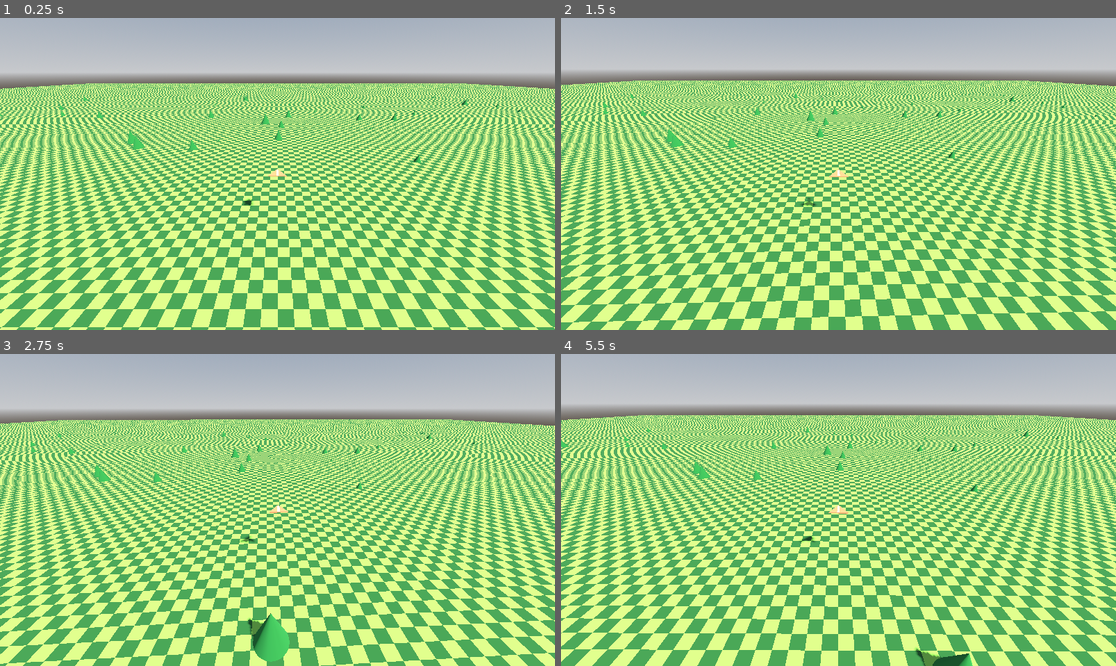
Above: before the commit, frames 1-4 (two rows, left to right).
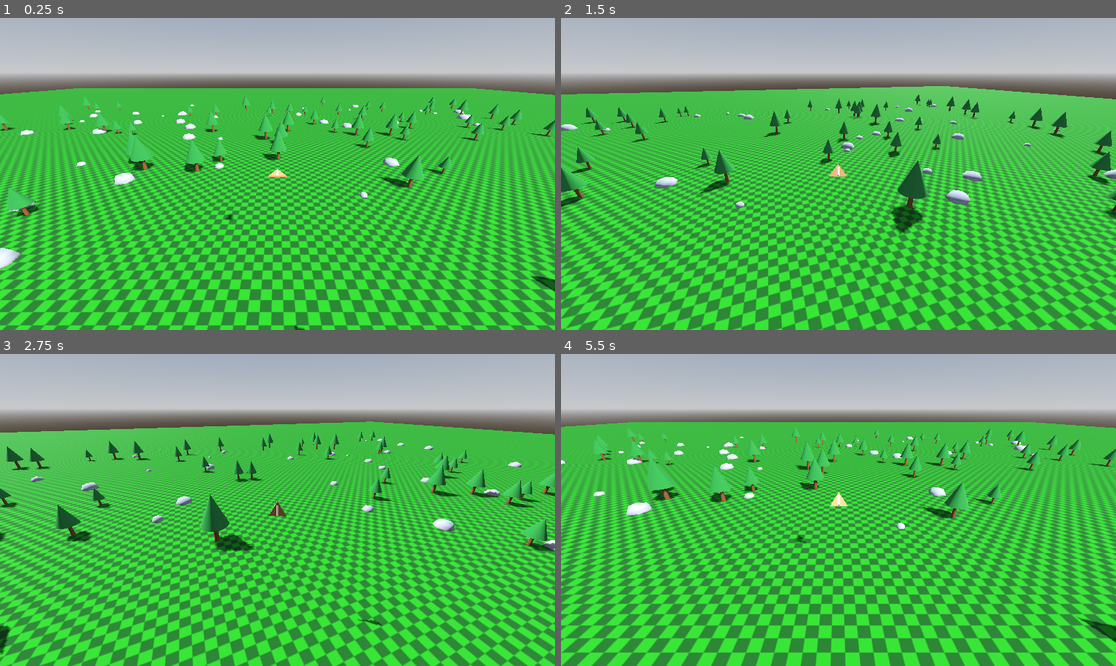
Above: after the commit, the same moments.

Repository: westonkelliher/glider
Game: Godot game, scene res://scenes/main.tscn
The game is run twice, just before and just after one commit, with the same random seed, the same clock (stepped at 60 frames per second) and the same inputs.
Inputs:
- Up to frame 1 (0.25 s): no input
- Up to frame 2 (1.5 s): tap Enter (ui_accept) at 0.5, 0.6, 0.77, 1.07, 1.35 s; hold D (move_right) 0.53-1.28 s; hold S (move_back) from 1.28 s (still down)
- Up to frame 3 (2.75 s): tap Enter (ui_accept) at 1.52, 1.82, 2.1 s; release S (move_back) at 2.03 s; hold D (move_right) from 2.03 s (still down)
- Up to frame 4 (5.5 s): release D (move_right) at 2.78 s; hold W (move_forward) 2.78-3.53 s; tap Enter (ui_accept) at 2.85, 3.02, 3.32, 3.6, 3.77, 4.07, 4.35, 4.52, 4.82, 5.1 s; hold A (move_left) 3.53-5.03 s; hold S (move_back) from 5.03 s (still down)

The runs differ from the first frame. In frame 1, 78% of the frame differs, in the area x 0-100%, y 20-100%; in frame 2, 77%; in frame 3, 75%; in frame 4, 83%, in the area x 0-100%, y 16-100%.

Commit message:
Glider PE-based movement, camera rig, shader tweaks
Co-Authored-By: Claude Opus 4.8 <noreply@anthropic.com>

Diff:
--- a/environment/floor.tscn
+++ b/environment/floor.tscn
@@ -1,37 +1,12 @@
 [gd_scene format=3 uid="uid://cjvqn1xv182j4"]
+
+[ext_resource type="Shader" uid="uid://cj02uig273y8f" path="res://environment/new_shader.gdshader" id="1_hwfou"]
 
 [sub_resource type="WorldBoundaryShape3D" id="WorldBoundaryShape3D_ryoud"]
 
-[sub_resource type="Shader" id="Shader_1eb4u"]
-code = "shader_type spatial;
-
-// World-space checkerboard on the X,Z plane. 1m x 1m squares.
-// Pattern is keyed to world coords (via MODEL_MATRIX), so it stays
-// aligned to the world grid regardless of mesh placement, and Y is
-// ignored -- terrain slopes stretch the squares in 3D.
-
-uniform vec3 light_green : source_color = vec3(1,1,1);
-uniform vec3 dark_green : source_color = vec3(0.15, 0.35, 0.15);
-uniform float square_size = 1.0;
-
-varying vec3 world_pos;
-
-void vertex() {
-	world_pos = (MODEL_MATRIX * vec4(VERTEX, 1.0)).xyz;
-}
-
-void fragment() {
-	vec2 cell = floor(world_pos.xz / square_size);
-	float checker = mod(cell.x + cell.y, 2.0);
-	ALBEDO = mix(dark_green, light_green, checker);
-}
-"
-
 [sub_resource type="ShaderMaterial" id="ShaderMaterial_cgngl"]
 render_priority = 0
-shader = SubResource("Shader_1eb4u")
-shader_parameter/light_green = Color(0.5, 0.7, 0.27, 1)
-shader_parameter/dark_green = Color(0.15, 0.35, 0.15, 1)
+shader = ExtResource("1_hwfou")
 shader_parameter/square_size = 1.0
 
 [sub_resource type="PlaneMesh" id="PlaneMesh_wd3ws"]
@@ -44,5 +19,4 @@
 shape = SubResource("WorldBoundaryShape3D_ryoud")
 
 [node name="Mesh" type="MeshInstance3D" parent="." unique_id=922797180]
-transform = Transform3D(1, 0, 0, 0, 1, 0, 0, 0, 1, 1.8520374, 4.76807, -14.119179)
 mesh = SubResource("PlaneMesh_wd3ws")
--- /dev/null
+++ b/environment/new_shader.gdshader
@@ -0,0 +1,38 @@
+shader_type spatial;
+
+// World-space checkerboard on the X,Z plane. 1m x 1m squares.
+// Pattern is keyed to world coords (via MODEL_MATRIX), so it stays
+// aligned to the world grid regardless of mesh placement, and Y is
+// ignored -- terrain slopes stretch the squares in 3D.
+
+uniform float square_size = 1.0;
+
+varying vec3 world_pos;
+
+void vertex() {
+	world_pos = (MODEL_MATRIX * vec4(VERTEX, 1.0)).xyz;
+}
+
+// Anti-aliased "is this an even cell?" stripe along one axis.
+// tri is a triangle wave (slope 1 in cell units): 1 at even cells,
+// 0 at odd cells. fw is that axis's pixel footprint (from fwidth), so
+// the smoothstep transition is exactly ~one pixel wide regardless of
+// distance/angle -- far-away cells fade to the average instead of aliasing.
+float aa_stripe(float u, float fw) {
+	float tri = abs(2.0 * fract(u * 0.5) - 1.0);
+	float aa = max(fw, 1e-5);
+	return smoothstep(0.5 - aa, 0.5 + aa, tri);
+}
+
+void fragment() {
+	vec2 uv = world_pos.xz / square_size;
+	vec2 fw = fwidth(uv); // screen-space derivative -> pixel size in cell units
+	float ax = aa_stripe(uv.x, fw.x);
+	float az = aa_stripe(uv.y, fw.y);
+	// XOR of the two axis parities = checkerboard, blended at edges.
+	float checker = ax + az - 2.0 * ax * az;
+	//
+	vec3 light_green = vec3(0.09, 0.48, 0.035);
+	vec3 dark_green = vec3(0.035, 0.28, 0.035);
+	ALBEDO = mix(dark_green, light_green, checker);
+}
--- /dev/null
+++ b/ground.tscn
@@ -0,0 +1,3 @@
+[gd_scene format=3 uid="uid://0vrela2hy6em"]
+
+[node name="Ground" type="StaticBody3D" unique_id=851902149]
--- a/scenes/main.tscn
+++ b/scenes/main.tscn
@@ -3,7 +3,8 @@
 [ext_resource type="Script" uid="uid://cnr0jq8ny1tis" path="res://environment/world.gd" id="1_world"]
 [ext_resource type="PackedScene" uid="uid://cjhkvk3egmt6j" path="res://scenes/glider_body.tscn" id="2_0wfyh"]
 [ext_resource type="PackedScene" uid="uid://cjvqn1xv182j4" path="res://environment/floor.tscn" id="3_sugp2"]
-[ext_resource type="Script" uid="uid://bq7m5mll05g3f" path="res://scripts/camera_follow.gd" id="4_camfollow"]
+[ext_resource type="Script" path="res://scripts/camera_rig.gd" id="4_camrig"]
+[ext_resource type="Script" path="res://scripts/camera_swivel.gd" id="5_camswivel"]
 
 [sub_resource type="ProceduralSkyMaterial" id="Sky_mat"]
 
@@ -26,11 +27,15 @@
 transform = Transform3D(0.7, -0.5, 0.5, 0, 0.7, 0.7, -0.7, -0.5, 0.5, 0, 80, 0)
 shadow_enabled = true
 
-[node name="Camera3D" type="Camera3D" parent="." unique_id=1134521825 node_paths=PackedStringArray("target")]
-transform = Transform3D(1, 0, 0, 0, 0.87, 0.5, 0, -0.5, 0.87, 0, 12, 22)
+[node name="CameraRig" type="Node3D" parent="." node_paths=PackedStringArray("target")]
+script = ExtResource("4_camrig")
+target = NodePath("../GliderBody")
+
+[node name="Camera3D" type="Camera3D" parent="CameraRig" node_paths=PackedStringArray("target")]
+transform = Transform3D(1, 0, 0, 0, 0.87, 0.5, 0, -0.5, 0.87, 0, 8, 16)
 current = true
-script = ExtResource("4_camfollow")
-target = NodePath("../GliderBody")
+script = ExtResource("5_camswivel")
+target = NodePath("../../GliderBody")
 
 [node name="World" type="Node3D" parent="." unique_id=375692207]
 script = ExtResource("1_world")
--- a/scripts/camera_follow.gd
+++ /dev/null
@@ -1,43 +0,0 @@
-extends Camera3D
-## Smooth follow camera.
-##
-## Anti-jitter strategy (see notes at bottom):
-##  - Project has Physics Interpolation enabled, so the engine interpolates
-##    every node's RENDERED transform between physics ticks. This kills the
-##    "render fps != physics fps" stepping that causes jitter.
-##  - Therefore ALL follow logic lives in _physics_process (never _process),
-##    so the camera and its target share the same snapshot timeline and the
-##    engine interpolates them in lockstep.
-##  - On spawn we position the camera, then reset_physics_interpolation() so
-##    it doesn't smear/streak from the origin on the first rendered frame.
-
-@export var target: Node3D
-## World-space offset from the target (behind +Z and above).
-@export var offset: Vector3 = Vector3(0.0, 8.0, 16.0)
-## Higher = snappier follow. Exponential, frame-rate independent.
-@export var follow_sharpness: float = 6.0
-
-func _ready() -> void:
-	if target == null:
-		return
-	global_position = target.global_position + offset
-	look_at(target.global_position, Vector3.UP)
-	# Avoid a one-frame smear from the camera's initial/origin transform.
-	reset_physics_interpolation()
-
-func _physics_process(delta: float) -> void:
-	if target == null:
-		return
-	var desired: Vector3 = target.global_position + offset
-	var t: float = 1.0 - exp(-follow_sharpness * delta)
-	global_position = global_position.lerp(desired, t)
-	look_at(target.global_position, Vector3.UP)
-
-# --- Why this avoids jitter ---
-# Naive follow reads target.global_position in _process() (render rate, e.g.
-# 144 Hz) while the body only moves in _physics_process() (60 Hz). The target
-# is stale for several render frames then jumps a tick's worth -> visible
-# jitter, made worse because the target mesh itself only updates at 60 Hz.
-# Fix: enable Physics Interpolation (engine smooths rendered transforms
-# between ticks) AND drive the camera in _physics_process so it lives on the
-# same tick timeline. reset_physics_interpolation() prevents the startup smear.
--- /dev/null
+++ b/scripts/camera_rig.gd
@@ -0,0 +1,21 @@
+extends Node3D
+## Camera rig PARENT (the "empty" pivot).
+## Smoothly follows the target's POSITION only. Rotation is handled by the
+## Camera3D child (camera_swivel.gd) so position lags but rotation stays snappy.
+## Runs in _physics_process to stay on the physics-interpolation timeline.
+
+@export var target: Node3D
+## Higher = snappier position follow. Exponential, frame-rate independent.
+@export var follow_sharpness: float = 6.0
+
+func _ready() -> void:
+	if target == null:
+		return
+	global_position = target.global_position
+	reset_physics_interpolation()  # avoid first-frame smear from origin
+
+func _physics_process(delta: float) -> void:
+	if target == null:
+		return
+	var t: float = 1.0 - exp(-follow_sharpness * delta)
+	global_position = global_position.lerp(target.global_position, t)
--- /dev/null
+++ b/scripts/camera_swivel.gd
@@ -0,0 +1,19 @@
+extends Camera3D
+## Camera3D CHILD on a swivel around the rig pivot.
+## Yaw is set to the target's Y-rotation EVERY tick with no smoothing, so the
+## camera snaps around to stay behind the player as they turn (rotation snappy),
+## while the parent rig glides the position (movement smooth).
+
+@export var target: Node3D
+## Local offset from the pivot: behind (+Z) and above (+Y).
+@export var offset: Vector3 = Vector3(0.0, 8.0, 16.0)
+
+func _physics_process(_delta: float) -> void:
+	if target == null:
+		return
+	# Swivel pivot == player's Y rotation, applied instantly.
+	var yaw: float = target.rotation.y
+	# Position relative to the rig (rig sits at the player's position).
+	position = Basis(Vector3.UP, yaw) * offset
+	# Look at the pivot (rig origin == player position).
+	look_at(get_parent().global_position, Vector3.UP)
--- a/scripts/glider_body.gd
+++ b/scripts/glider_body.gd
@@ -1,10 +1,12 @@
 extends CharacterBody3D
 
 
-const SPEED = 5.0
+const TURN_SPEED = 2.5  # radians/sec
 const JUMP_VELOCITY = 4.5
+const G := 9.8
 
 var pot_height := 0.0
+var PH_MARGIN := 0.1
 ## Pot Height Equation:
 # v1 at h1,ph1 allows us to get to ph1 under g deceleration:
 # dH = v1
@@ -12,26 +14,30 @@
 
 func _physics_process(delta: float) -> void:
 
-	if pot_height < position.y:
+	if position.y > pot_height:
 		pot_height = position.y
 
-	# Add the gravity.
-	if not is_on_floor():
-		velocity += get_gravity() * delta * 0.0
+	var d_h := pot_height - position.y
 
-	# Handle jump.
-	if Input.is_action_just_pressed("ui_accept") and is_on_floor():
-		velocity.y = JUMP_VELOCITY
+	var speed := 0.0
+	if d_h < PH_MARGIN:
+		speed = 0.2
+	else:
+		speed = sqrt(d_h*G*2) # solved for speed in terms of d_h
 
-	# Get the input direction and handle the movement/deceleration.
-	# As good practice, you should replace UI actions with custom gameplay actions.
-	var input_dir := Input.get_vector("move_left", "move_right", "move_forward", "move_back")
-	var direction := (transform.basis * Vector3(input_dir.x, 0, input_dir.y)).normalized()
-	if direction:
-		velocity.x = direction.x * SPEED
-		velocity.z = direction.z * SPEED
-	else:
-		velocity.x = move_toward(velocity.x, 0, SPEED)
-		velocity.z = move_toward(velocity.z, 0, SPEED)
+	# Left/right rotate (yaw) the character; forward/back drive along facing.
+	var yaw := Input.get_axis("move_right", "move_left")
+	rotation.y += yaw * TURN_SPEED * delta
+
+	var pitch := Input.get_axis("move_forward", "move_back")
+	rotation.x += pitch * TURN_SPEED * delta
+	# TODO for claude: clamp to 89 degrees and -89 degrees then remove this comment
+
+	var direction := (transform.basis * Vector3.FORWARD).normalized()
+	velocity.x = direction.x * speed
+	velocity.z = direction.z * speed
+	velocity.y = direction.y * speed
+
+	position.y -= 0.2 * delta
 
 	move_and_slide()
Not shown, added: environment/new_shader.gdshader.uid
Not shown, removed: scripts/camera_follow.gd.uid
Not shown, added: scripts/camera_rig.gd.uid
Not shown, added: scripts/camera_swivel.gd.uid
Not shown, added: README.md
